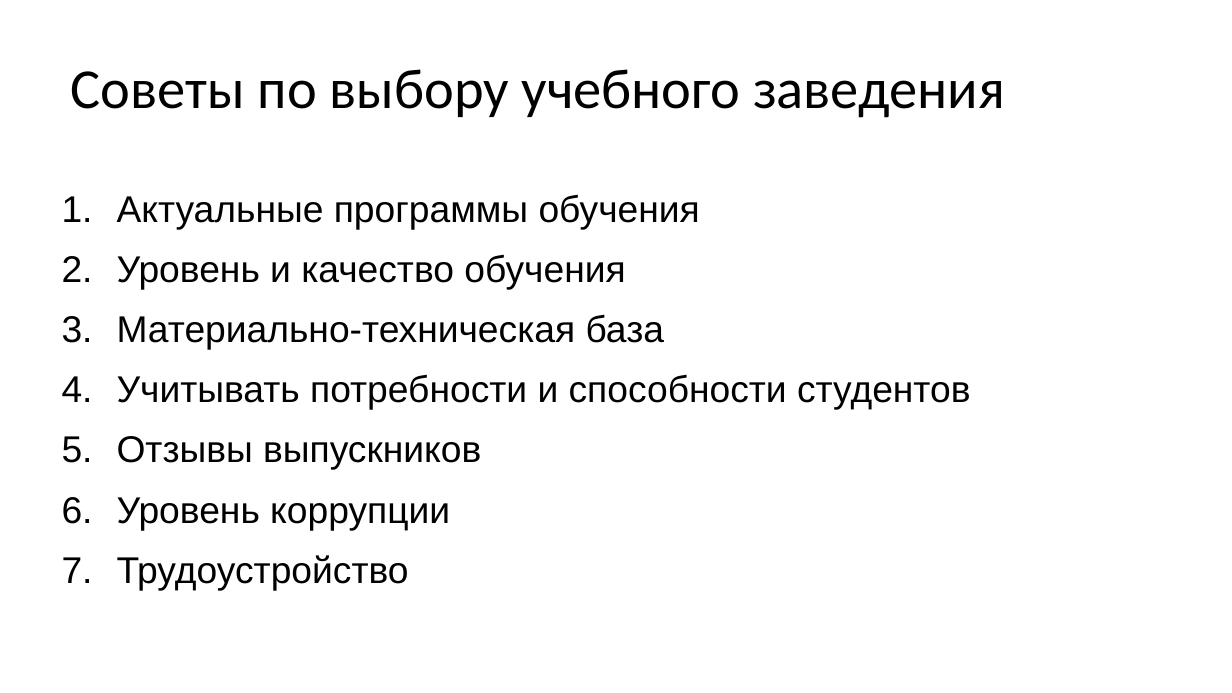
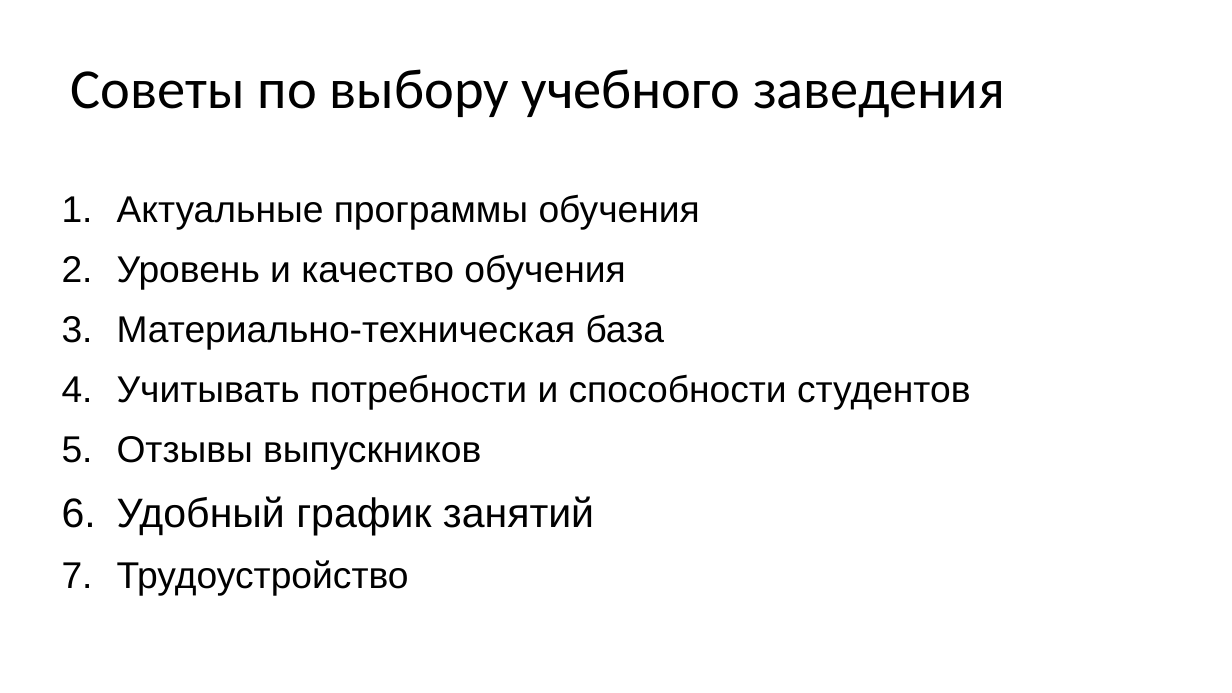
Before and after one commit to maxchv/LearnPython, a slide deck: slide 27 of webminar.pptx (slide 25 before the commit). Drawn at 1232x693 pixels with LibreOffice and Linux fonts; fonts in the diff are those of the drawing. Boxes give left, top, right and bottom in pixels: in the first picture for what was removed or moved away, otherwise in the second. Text is boxed around its words. In the diff, an @@ line names an element or a change of style, - is before the commit and + after.

```diff
--- a/webminar.pptx
+++ b/webminar.pptx
@@ text at (117,496,594,535): text changed; size 29 to 32 pt @@
-6. Уровень коррупции
+6. Удобный график занятий
```
Also in this commit, not shown: 12 other slides changed, 3 slides added, 1 slide removed.
